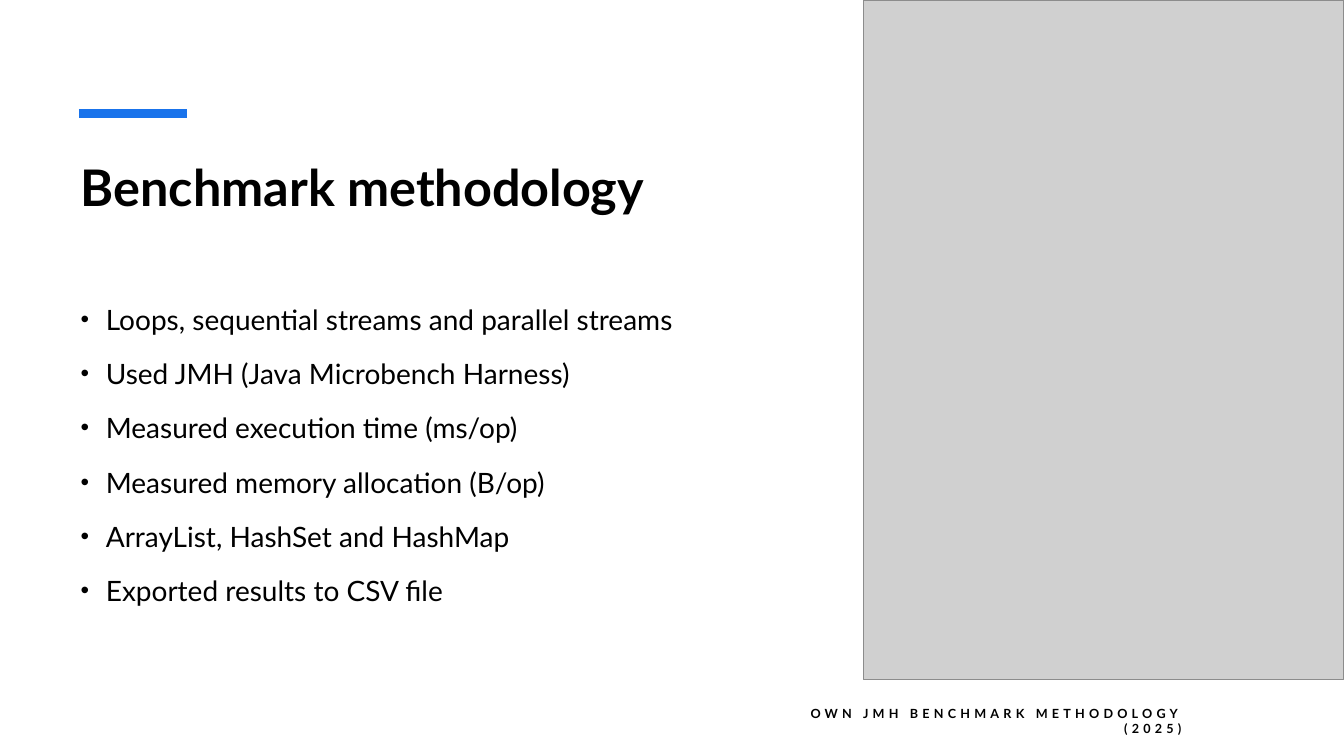
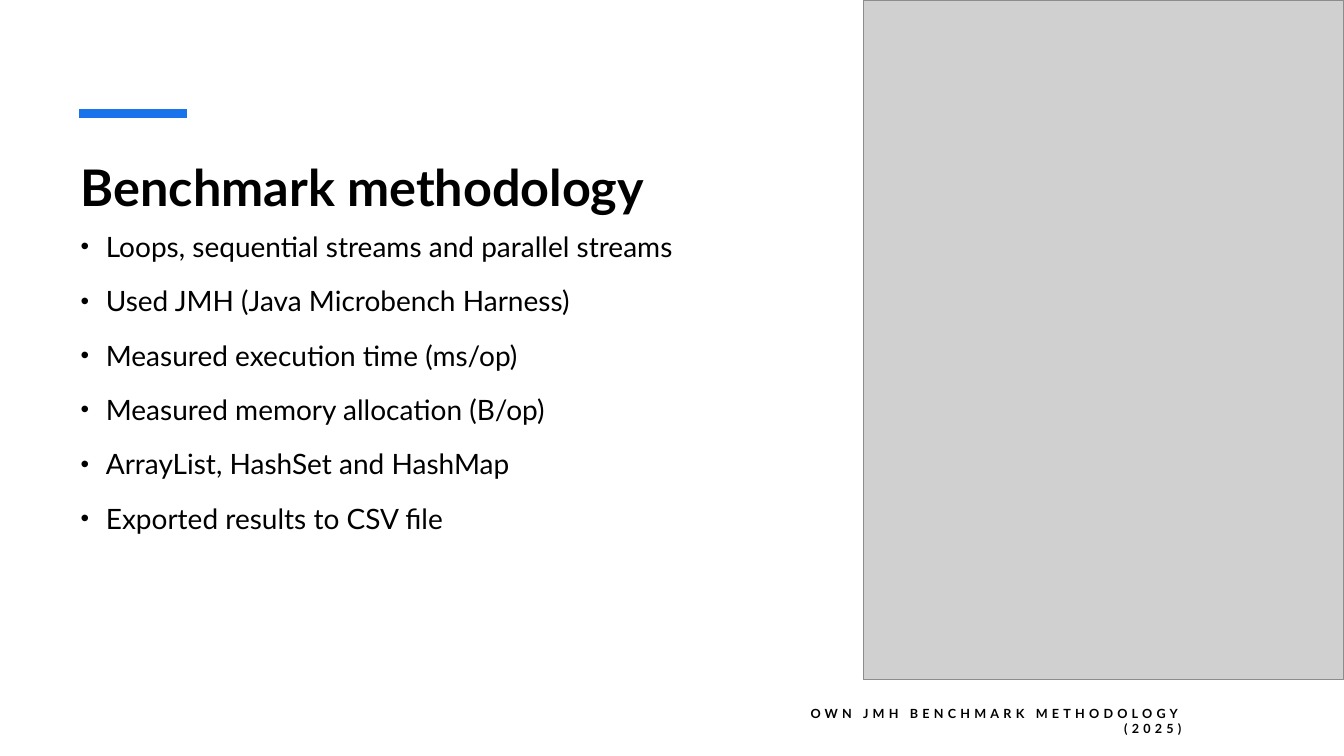
Before and after one commit to StefanBoudri/streams, a slide deck: slide 12 of presentation.pptx (slide 11 before the commit). Drawn at 1344x756 pixels with LibreOffice and Linux fonts; fonts in the diff are those of the drawing; grey boxes stand for pictures. Boxes give left, top, right and bottom in pixels: in the first picture for what was removed or moved away, otherwise in the second. Text is boxed around its words. In the diff, an @@ line names an element or a change of style, - is before the commit and + after.

Commit message:
changed slides

```diff
--- a/presentation.pptx
+++ b/presentation.pptx
@@ text "Loops, sequential streams and parallel ...": place and size @@
-text "Loops, sequential streams and parallel ..." at bbox=[106, 309, 673, 606]
+text "Loops, sequential streams and parallel ..." at bbox=[106, 236, 673, 534]
```
Also in this commit, not shown: 1 slide added, 1 other file.
